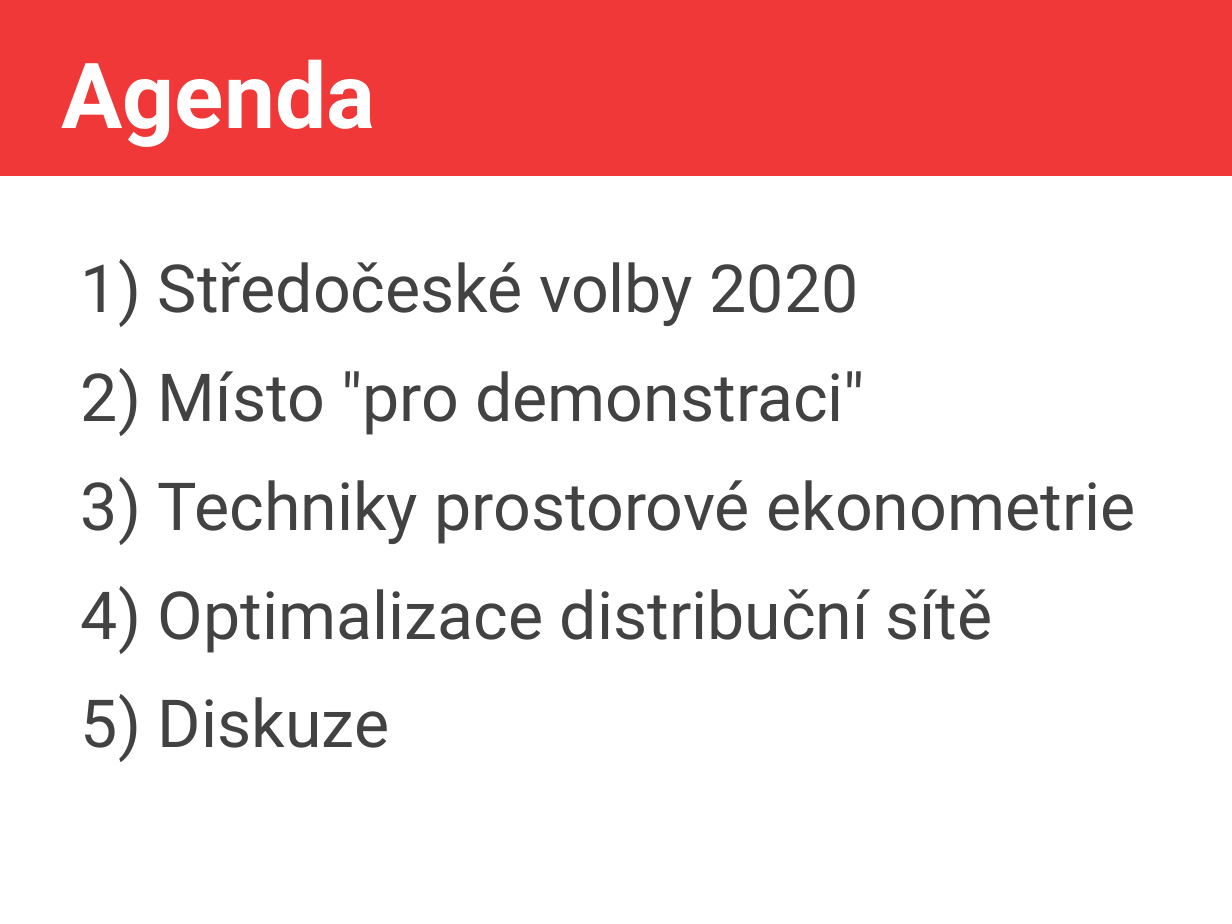
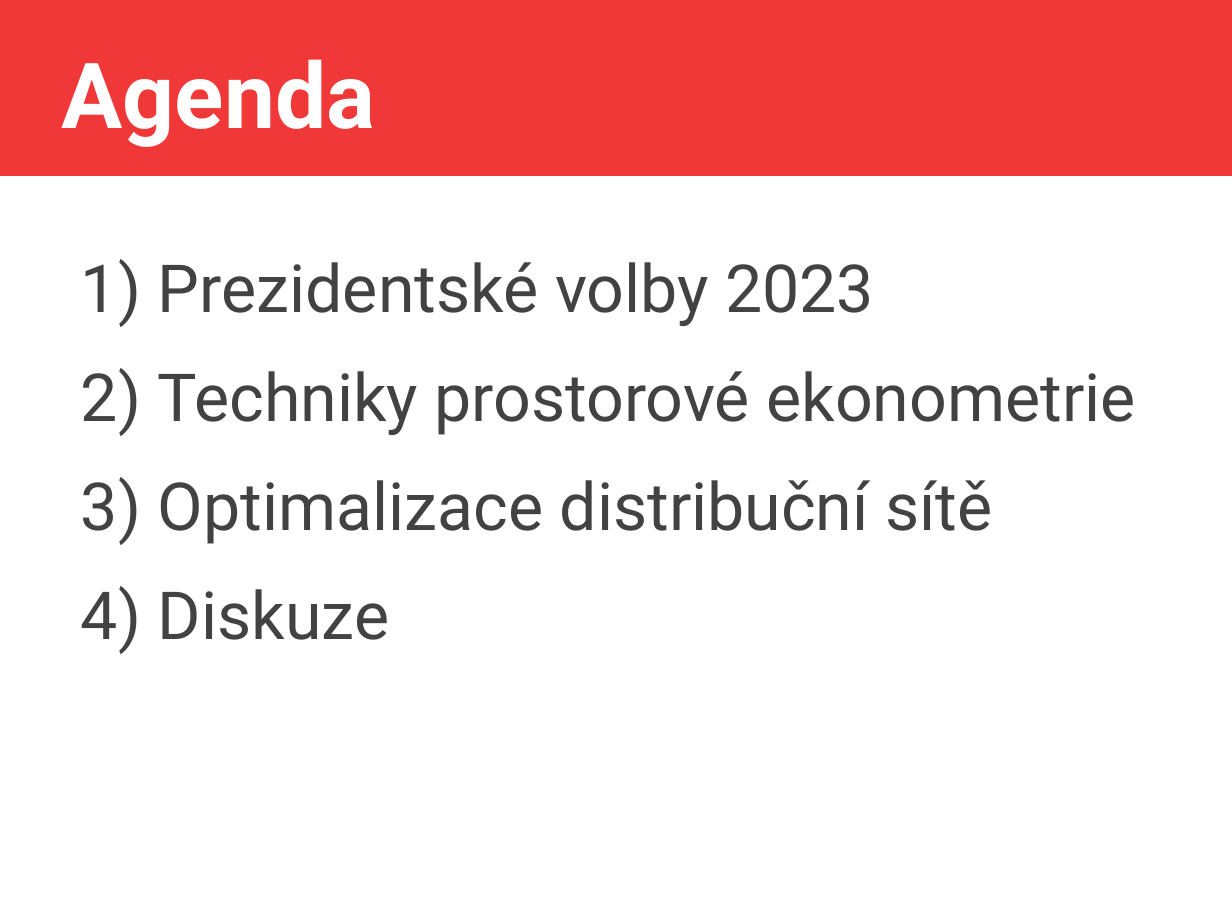
Before and after one commit to jlacko/4EK418, a slide deck: slide 2 of prez/4 - advanced calculations.odp. Drawn at 1232x924 pixels with LibreOffice and Linux fonts; fonts in the diff are those of the drawing. Boxes give left, top, right and bottom in pixels: in the first picture for what was removed or moved away, otherwise in the second. Text is boxed around its words. In the diff, an @@ line names an element or a change of style, - is before the commit and + after.

```diff
--- a/prez/4 - advanced calculations.odp
+++ b/prez/4 - advanced calculations.odp
@@ text at (158, 262, 874, 326): text changed @@
-1) Středočeské volby 2020
-2) Místo "pro demonstraci"
+1) Prezidentské volby 2023
```
Also in this commit, not shown: 5 other slides changed, 6 slides added, 1 slide removed, 1 other file.
